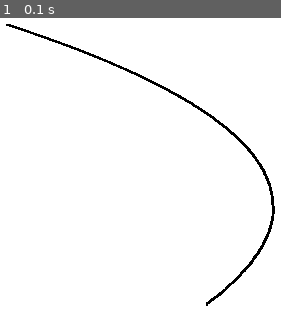
Above: before the commit, frame 1.
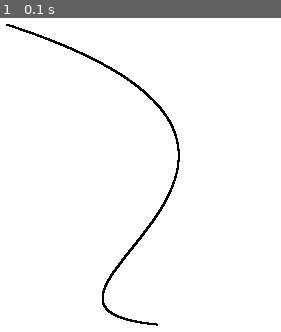
Above: after the commit, the same moment.

Repository: weth767/pycgeo
Game: pygame game, started from main.py
Two runs of this game, one before a commit and one after it. Both use one fixed random seed, a clock stepped at 60 frames per second and the inputs below.
Inputs:
- Up to frame 1 (0.1 s): no input

The runs differ from the first frame. In frame 1, 2.5% of the frame differs, in the area x 3-98%, y 1-99%.

Commit message:
Adicionada a curva de bezier cubica

Diff:
--- a/base/bezier.py
+++ b/base/bezier.py
@@ -47,3 +47,31 @@
     def _nextPoint(x, y, precision):
         diff = int(y - x)
         return x + (diff * precision)
+
+
+class CubicBezierCurve:
+    def __init__(self, a: Point, b: Point, c: Point, d: Point, precision=0.0001):
+        self.a = a
+        self.b = b
+        self.c = c
+        self.d = d
+        self.precision = 1 if (precision is None or precision <= 0) else precision
+
+    @staticmethod
+    def _nextPoint(x, y, precision):
+        diff = int(y - x)
+        return x + (diff * precision)
+
+    def build(self):
+        points = []
+        i = 0
+        while True:
+            x = pow(1 - i, 3) * self.a.x + 3 * i * pow(1 - i, 2) * self.b.x + 3 * i * i * (1 - i) * self.c.x + \
+                pow(i, 3) * self.d.x
+            y = pow(1 - i, 3) * self.a.y + 3 * i * pow(1 - i, 2) * self.b.y + 3 * i * i * (1 - i) * self.c.y + \
+                pow(i, 3) * self.d.y
+            points.append(Point(x=x, y=y))
+            if i >= 1:
+                break
+            i += self.precision
+        return points
--- a/main.py
+++ b/main.py
@@ -1,4 +1,4 @@
-from base.bezier import LinerBezierCurve, QuadraticBezierCurve
+from base.bezier import LinerBezierCurve, QuadraticBezierCurve, CubicBezierCurve
 from directives.point import Point
 from resources.pygamecanvas import PygameCanvas
 
@@ -6,13 +6,16 @@
 def main():
     apoint = Point(x=100, y=120)
     bpoint = Point(x=500, y=250)
-    cpoint = Point(x=300, y=400)
+    cpoint = Point(x=50, y=400)
+    dpoint = Point(x=250, y=420)
     lbc = LinerBezierCurve(a=apoint, b=bpoint)
     qbc = QuadraticBezierCurve(a=apoint, b=bpoint, c=cpoint)
+    cbc = CubicBezierCurve(a=apoint, b=bpoint, c=cpoint, d=dpoint)
     points = lbc.build()
     points1 = qbc.build()
+    points2 = cbc.build()
     canvas = PygameCanvas(width=500, height=500)
-    canvas.draw(points=points1)
+    canvas.draw(points=points2)
 
 
 if __name__ == '__main__':
